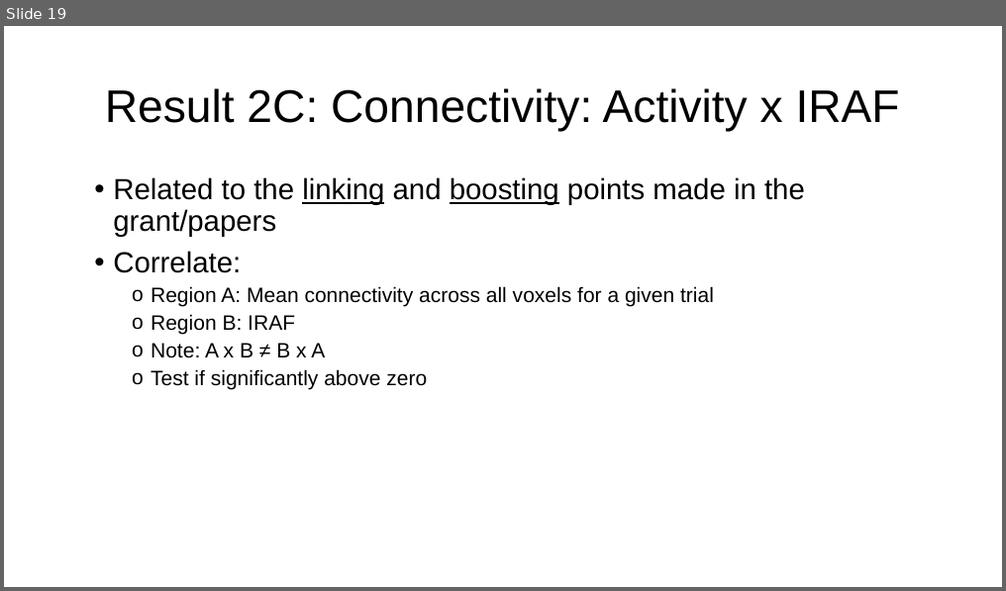
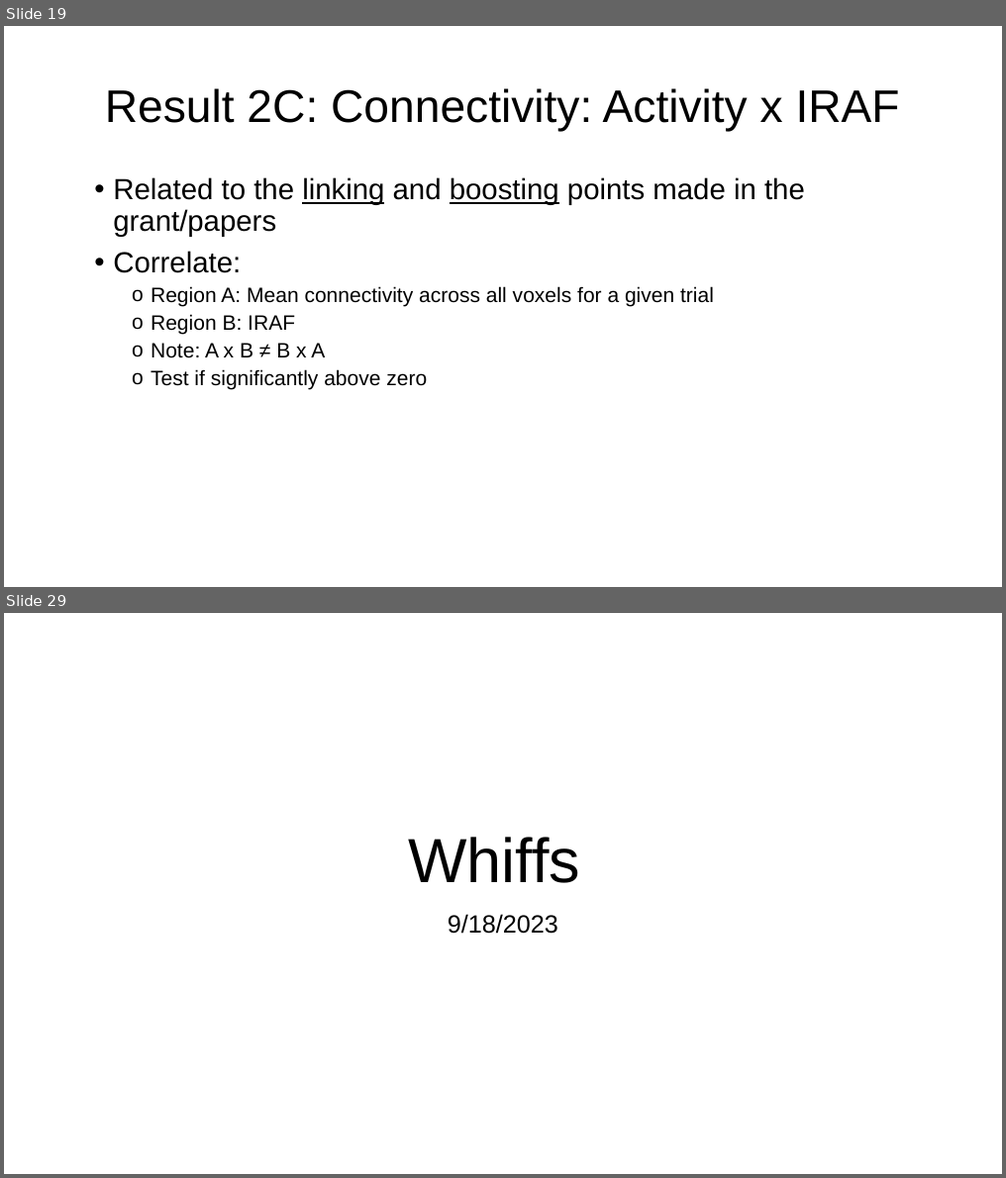
Before and after one commit to paulcbogdan/SchemeRep_PB, a slide deck: SchemeRep_PB_Sep27.pptx. Shown one above the other, each under a label of ours: slide 19 before the commit, slides 19 and 29 after it; the slides between them are not shown. The pictures are 1006x591 and 1006x1178 pixels, drawn with LibreOffice and Linux fonts; fonts in the diff are those of the drawing. Boxes give left, top, right and bottom in pixels: in the first picture for what was removed or moved away, otherwise in the second. Text is boxed around its words. In the diff, an @@ line names an element or a change of style, - is before the commit and + after.

```diff
--- a/SchemeRep_PB_Sep27.pptx
+++ b/SchemeRep_PB_Sep27.pptx
@@ slide 29 added at (x1=4, y1=613, x2=1002, y2=1174), background #FFFFFF @@
@@ title added at (x1=408, y1=837, x2=580, y2=883), 60 pt, text #000000 @@
+Whiffs
@@ subtitle added at (x1=448, y1=914, x2=558, y2=934), 24 pt, text #000000 @@
+9/18/2023
```
Also in this commit, not shown: 6 slides changed, 4 other slides added, 10 other files.
